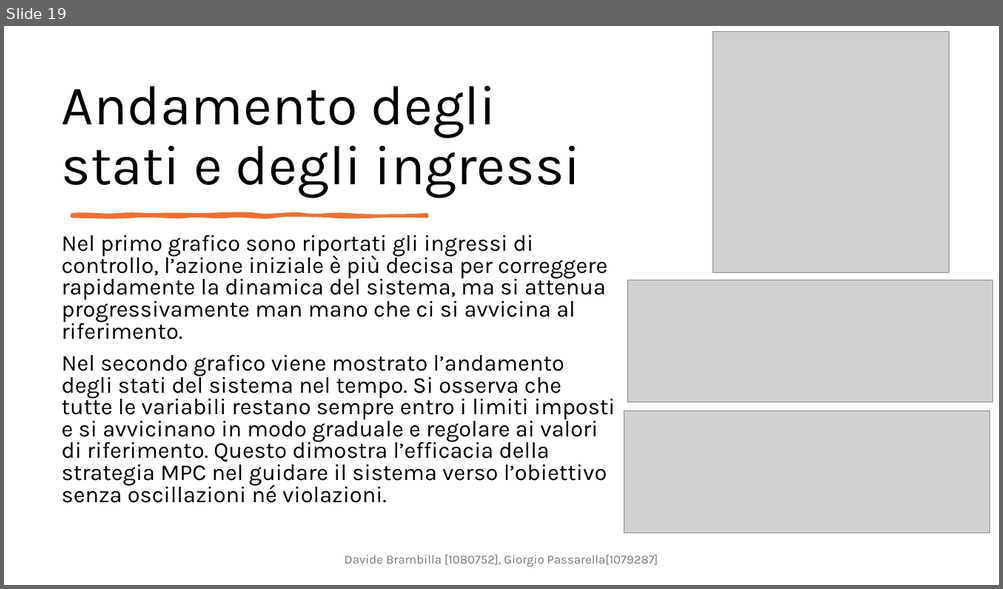
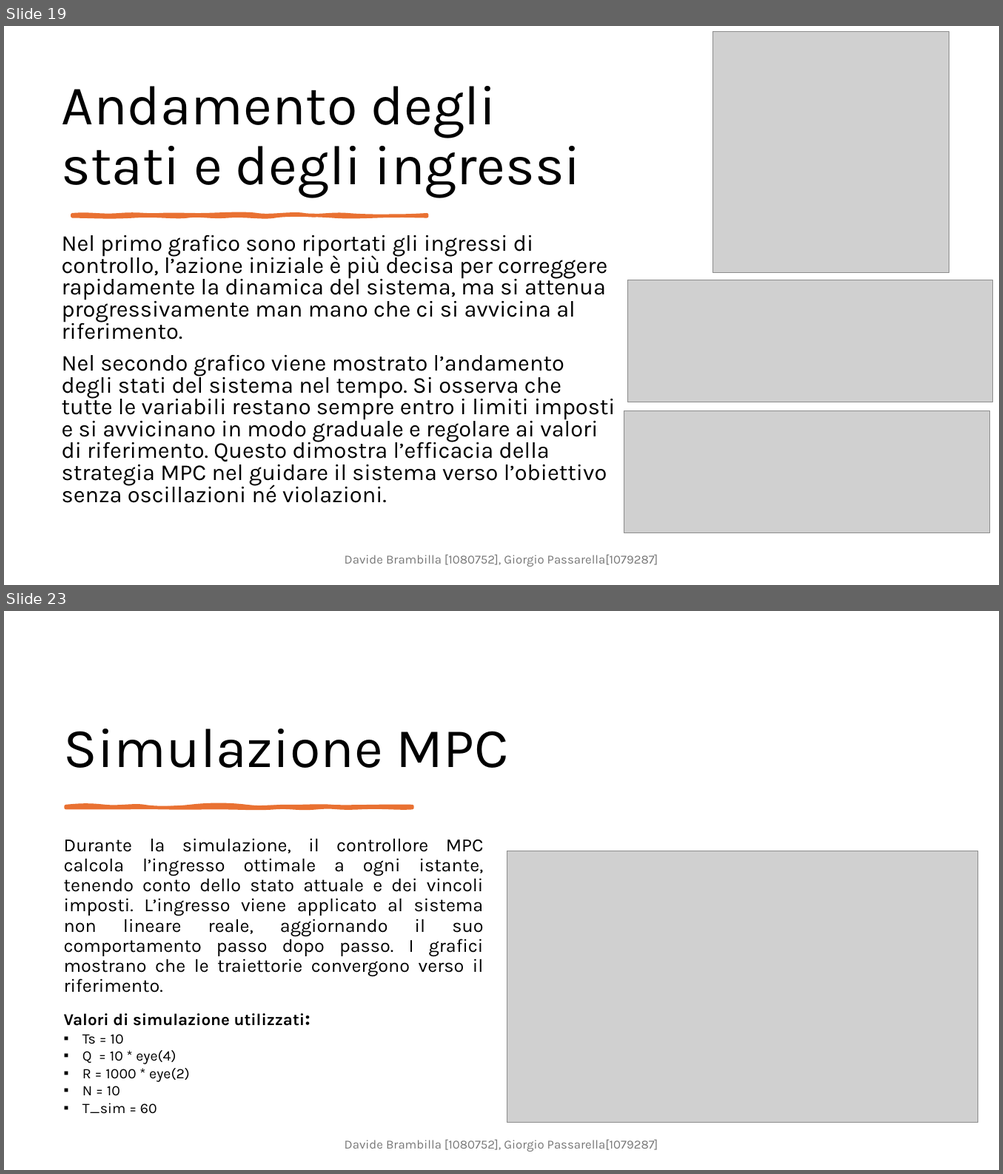
Before and after one commit to DavideBrambilla98/interconnectedTanksMPC, a slide deck: cam.pptx. Shown one above the other, each under a label of ours: slide 19 before the commit, slides 19 and 23 after it; the slides between them are not shown. The pictures are 1003x589 and 1003x1174 pixels, drawn with LibreOffice and Linux fonts; fonts in the diff are those of the drawing; grey boxes stand for pictures. Boxes give left, top, right and bottom in pixels: in the first picture for what was removed or moved away, otherwise in the second. Text is boxed around its words. In the diff, an @@ line names an element or a change of style, - is before the commit and + after.

```diff
--- a/cam.pptx
+++ b/cam.pptx
@@ slide 23 added at <box>4,611,999,1170</box>, background #FFFFFF @@
@@ title added at <box>64,729,509,768</box>, 54 pt, text #000000 @@
+Simulazione MPC
@@ freeform shape added at <box>66,806,412,808</box>, fill #E97132, outline #E97132 3.25 pt @@
@@ text added at <box>64,838,484,993</box>, 18 pt, text #000000 @@
+Durante la simulazione, il controllore MPC calcola l’ingresso ottimale a ogni istante, tenendo conto dello stato attuale e dei vincoli imposti. L’ingresso viene applicato al sistema non lineare reale, aggiornando il suo comportamento passo dopo passo. I grafici mostrano che le traiettorie convergono verso il riferimento.
@@ picture added at <box>507,851,978,1123</box> @@
@@ text added at <box>64,1014,305,1114</box>, 14 pt, text #000000 @@
+Valori di simulazione utilizzati:
+▪ Ts = 10
+▪ Q = 10 * eye(4)
+▪ R = 1000 * eye(2)
+▪ N = 10
+▪ T_sim = 60
@@ text added at <box>344,1140,658,1152</box>, 12 pt, text #797979 @@
+Davide Brambilla [1080752], Giorgio Passarella[1079287]
```
Also in this commit, not shown: 8 other slides added.
